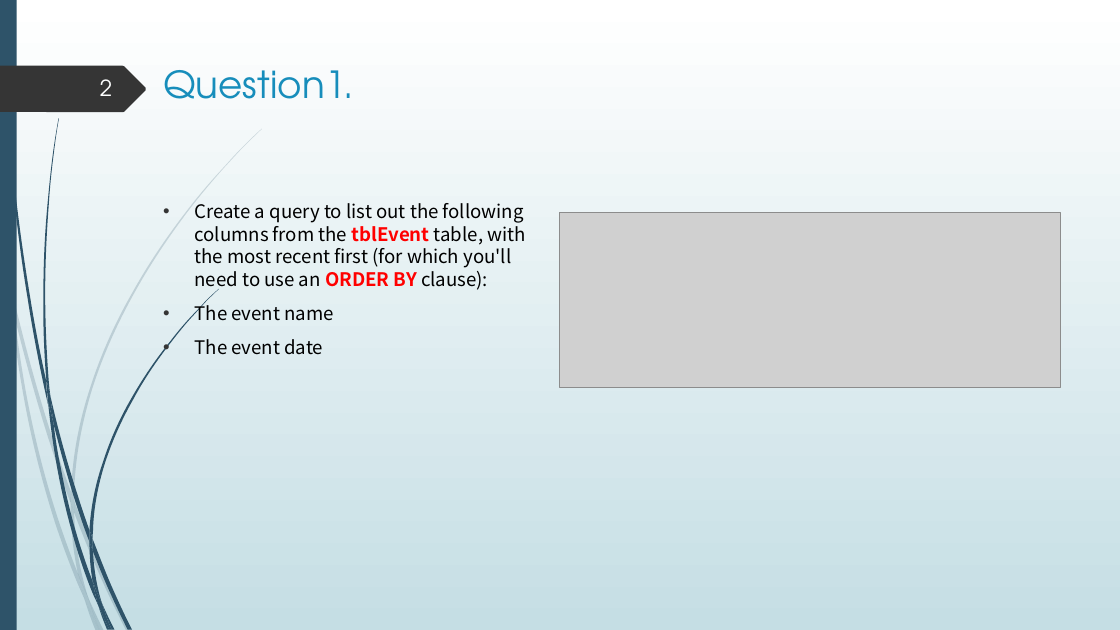
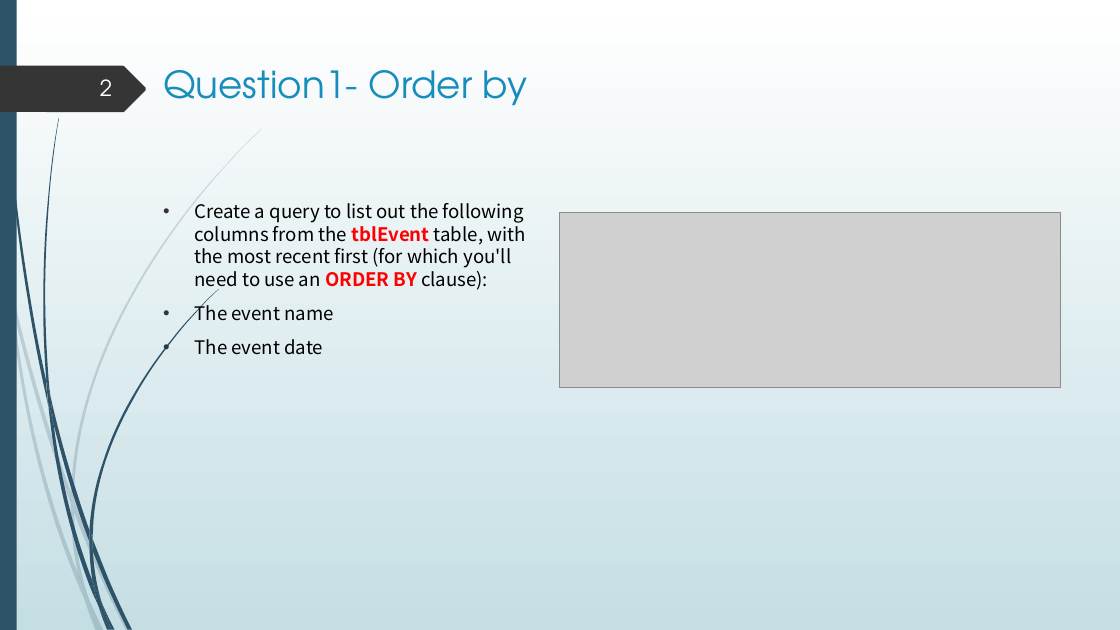
Before and after one commit to hsu0808/mssql-learning-2023-summer, a slide deck: slide 2 of sql answer.pptx. Drawn at 1120x630 pixels with LibreOffice and Linux fonts; fonts in the diff are those of the drawing; grey boxes stand for pictures. Boxes give left, top, right and bottom in pixels: in the first picture for what was removed or moved away, otherwise in the second. Text is boxed around its words. In the diff, an @@ line names an element or a change of style, - is before the commit and + after.

```diff
--- a/sql answer.pptx
+++ b/sql answer.pptx
@@ title at (x1=163, y1=70, x2=528, y2=105): text changed @@
-Question1.
+Question1- Order by
```
Also in this commit, not shown: 1 other slide changed, 2 slides added.
